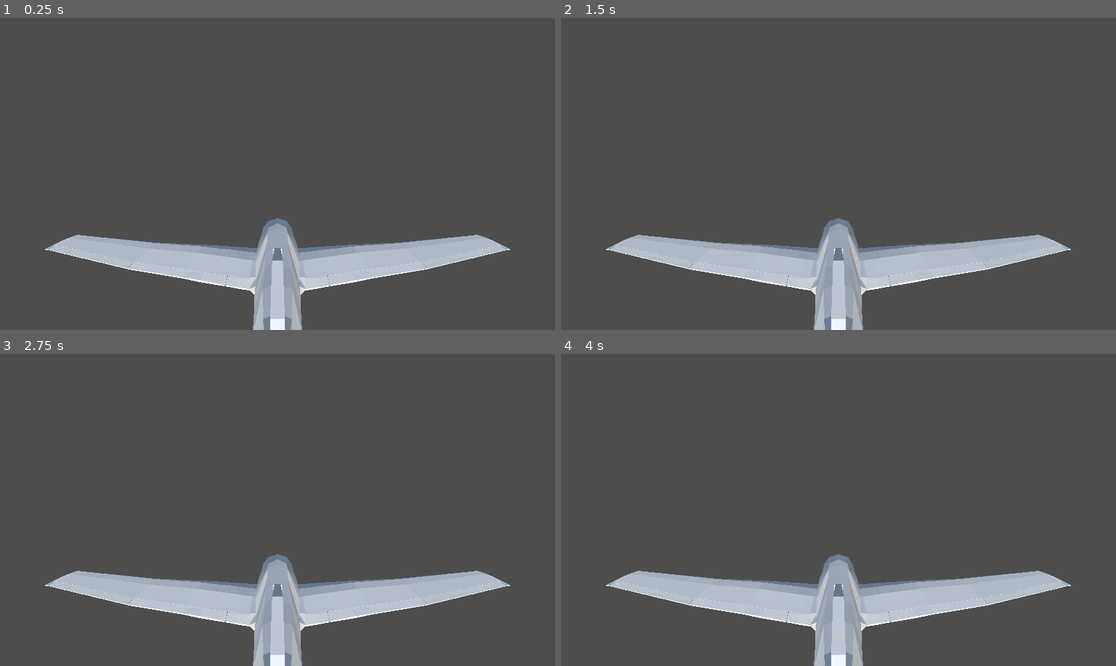
Above: before the commit, frames 1-4 (two rows, left to right).
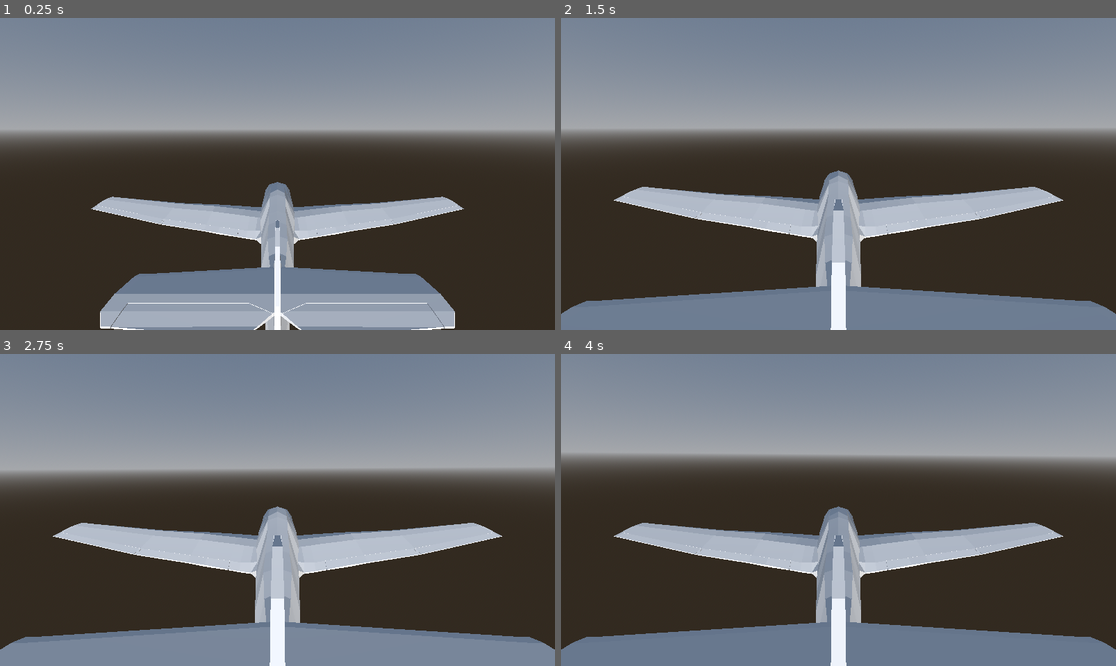
Above: after the commit, the same moments.

Repository: MmuradC/TEDU_JAM_2026
Game: Godot game, scene res://2_zones/0_tutorial/TutorialLevel.tscn
Same seed, same stepped clock (60 frames per second), same inputs: the game is played once before the commit and once after it.
Inputs (mouse positions are in pixels of both pictures, inside the frame that each line leads up to):
- Up to frame 1 (0.25 s): no input
- Up to frame 2 (1.5 s): move the mouse to (960, 158) at 0.52 s; hold Right (ui_right) 0.53-1.28 s; hold Q (take_photo, bound only after the commit) 0.53-1.28 s; move the mouse to (727, 189) at 1.27 s; hold Down (ui_down) from 1.28 s (still down); tap Q (take_photo, bound only after the commit) at 1.35 s
- Up to frame 3 (2.75 s): move the mouse to (333, 441) at 2.02 s; release Down (ui_down) at 2.03 s; hold Right (ui_right) from 2.03 s (still down); hold Q (take_photo, bound only after the commit) from 2.03 s (still down)
- Up to frame 4 (4 s): move the mouse to (810, 572) at 2.77 s; release Right (ui_right) at 2.78 s; release Q (take_photo, bound only after the commit) at 2.78 s; hold Up (ui_up) 2.78-3.53 s; tap Q (take_photo, bound only after the commit) at 2.85 s; move the mouse to (1005, 556) at 3.52 s; hold Left (ui_left) from 3.53 s (still down); hold Q (take_photo, bound only after the commit) from 3.53 s (still down)

The runs differ from the first frame. In frame 1, 95% of the frame differs, in the area x 0-100%, y 0-100%; in frame 2, 96%; in frame 3, 95%; in frame 4, 95%.
Error after the commit: Attempt to call function 'show' in base 'null instance' on a null instance. (res://1_entities/1_vehicle/Plane.gd:76)

Commit message:
Added canvas

Diff:
--- a/name/1_entities/1_vehicle/Plane.gd
+++ b/name/1_entities/1_vehicle/Plane.gd
@@ -1,38 +1,144 @@
 extends RigidBody3D
 
-@export var engine_power: float = 250.0
-@export var lift_coefficient: float = 0.8
-@export var pitch_speed: float = 4.0
-@export var roll_speed: float = 10.0
+@export var engine_power: float = 350.0
+@export var lift_coefficient: float = 1.2
+@export var mouse_sensitivity: float = 0.0015
+@export var turn_speed: float = 20.0
+@export var cam_lerp_speed: float = 5.0
+@export var high_altitude_threshold: float = 200.0
 
+@onready var recon_ui = $CanvasLayer/AnalysisCanvas # UI yolun
+@onready var status_label = $CanvasLayer/AnalysisCanvas/StatusLabel
+@onready var photo_rect = $CanvasLayer/AnalysisCanvas/PhotoRect
+@onready var result_filter = $CanvasLayer/AnalysisCanvas/ResultOverlay
 @onready var thrust_point = $ThrustPoint
+@onready var camera = $PlaneCameraControl/PlayerCamera
+@onready var world_env = get_viewport().get_camera_3d().get_world_3d().fallback_environment
+
+var current_base_in_range: Node3D = null
+var photo_taken: bool = false
+var is_base_captured: bool = false # F'ye basıldığı andaki durum
+var analysis_timer: float = 10.0
+var analysis_active: bool = false
+var mouse_input = Vector2.ZERO
+var standard_pos = Vector3(0, 5, 15)
+var standard_rot = Vector3(deg_to_rad(-10), 0, 0)
+var bombing_pos = Vector3(0, -3, 3)
+var bombing_rot = Vector3(deg_to_rad(-90), 0, 0)
+var boundary_timer: float = 5.0
+var is_outside: bool = false
 
 func _ready():
-	gravity_scale = 1.0
-	contact_monitor = true
-	max_contacts_reported = 1
+	Input.mouse_mode = Input.MOUSE_MODE_CAPTURED
+	linear_damp = 0.6
+	angular_damp = 5.0
+
+func _input(event):
+	if event is InputEventMouseMotion:
+		mouse_input.x += event.relative.x * mouse_sensitivity
+		mouse_input.y += event.relative.y * mouse_sensitivity
+	if event.is_action_pressed("take_photo"):
+		take_photo()
 
 func _physics_process(delta):
 	var forward_speed = -global_transform.basis.z.dot(linear_velocity)
 
 	if Input.is_action_pressed("ui_up"):
-		var global_force = global_transform.basis * (Vector3.FORWARD * engine_power)
-		var global_pos_offset = global_transform.basis * thrust_point.position
-		apply_force(global_force, global_pos_offset)
+		apply_force(global_transform.basis * (Vector3.FORWARD * engine_power), global_transform.basis * thrust_point.position)
 
-	var lift_magnitude = clamp(forward_speed, 0, 100) * lift_coefficient
-	var lift_force = global_transform.basis.y * lift_magnitude
-	apply_central_force(lift_force)
+	apply_central_force(global_transform.basis.y * clamp(forward_speed, 0, 100) * lift_coefficient)
 
-	var pitch_input = Input.get_axis("ui_down", "ui_up")
-	var roll_input = Input.get_axis("ui_right", "ui_left")
+	var target_basis = Basis().rotated(Vector3.UP, -mouse_input.x).rotated(Vector3.RIGHT, -mouse_input.y)
+	var torque = (target_basis * global_transform.basis.inverse()).get_euler() * turn_speed
+	apply_torque(torque)
 
-	var local_torque = Vector3.ZERO
-	local_torque.x = pitch_input * pitch_speed
-	local_torque.z = roll_input * roll_speed
+	if Input.is_key_pressed(KEY_D):
+		camera.position = camera.position.lerp(bombing_pos, cam_lerp_speed * delta)
+		camera.rotation.x = lerp_angle(camera.rotation.x, bombing_rot.x, cam_lerp_speed * delta)
+	else:
+		camera.position = camera.position.lerp(standard_pos, cam_lerp_speed * delta)
+		camera.rotation.x = lerp_angle(camera.rotation.x, standard_rot.x, cam_lerp_speed * delta)
 
-	apply_torque(global_transform.basis * local_torque)
+	if is_outside:
+		boundary_timer -= delta
+		if boundary_timer <= 0:
+			get_tree().change_scene_to_file("res://3_ui/menus/GameOverMenu.tscn")
+	else:
+		boundary_timer = 5.0
 
-	if forward_speed > 10:
-		var banking_torque = -roll_input * forward_speed * 0.05
-		apply_torque(global_transform.basis.y * banking_torque)
+	if photo_taken and global_position.y >= high_altitude_threshold:
+		start_analysis(delta)
+
+func take_photo():
+	photo_taken = true
+	is_base_captured = (current_base_in_range != null)
+
+	recon_ui.show()
+	photo_rect.self_modulate = Color.BLACK
+	status_label.text = "Fotoğraf Çekildi!"
+	result_filter.hide()
+
+func start_analysis(delta):
+	analysis_active = true
+	status_label.text = "Fotoğraf Analiz Ediliyor..."
+	analysis_timer -= delta
+
+	if analysis_timer <= 0:
+		finish_analysis()
+
+func finish_analysis():
+	analysis_active = false
+	photo_taken = false
+	analysis_timer = 10.0
+	photo_rect.self_modulate = Color.WHITE # Fotoğraf "görünür" olur
+
+	if is_base_captured:
+		show_result(true, "Üs bulundu! Bombardıman uçaklarına haber veriliyor...", Color(0, 1, 0, 0.4))
+		await get_tree().create_timer(3.0).timeout
+		# start_bombing_cutscene()
+	else:
+		show_result(false, "Üs bulunamadı!", Color(1, 0, 0, 0.4))
+		await get_tree().create_timer(3.0).timeout
+		recon_ui.hide()
+
+#func start_bombing_cutscene():
+	## 1. Kamerayı üsse odakla
+	## 2. Patlama efektini oluştur
+	#var explosion = preload("res://ExplosionEffect.tscn").instantiate()
+	#get_parent().add_child(explosion)
+	#explosion.global_position = current_base_in_range.global_position
+	#
+	## 3. Üssü kaldır
+	#current_base_in_range.queue_free()
+	#recon_ui.hide()
+
+func show_result(success: bool, msg: String, filter_color: Color):
+	status_label.text = msg
+	result_filter.color = filter_color
+	result_filter.show()
+
+func _on_cloud_area_body_entered(body):
+	if body == self:
+		var tween = create_tween()
+		tween.tween_property(world_env, "volumetric_fog_density", 0.4, 1.5)
+
+func _on_cloud_area_body_exited(body):
+	if body == self:
+		var tween = create_tween()
+		tween.tween_property(world_env, "volumetric_fog_density", 0.0, 1.5)
+
+func _on_map_boundary_body_exited(body):
+	if body == self:
+		is_outside = true
+
+func _on_map_boundary_body_entered(body):
+	if body == self:
+		is_outside = false
+
+func _on_base_area_body_entered(body):
+	if body == self:
+		current_base_in_range = body.get_parent()
+
+func _on_base_area_body_exited(body):
+	if body == self:
+		current_base_in_range = null
--- a/name/1_entities/1_vehicle/Plane.tscn
+++ b/name/1_entities/1_vehicle/Plane.tscn
@@ -2,8 +2,6 @@
 
 [ext_resource type="Script" uid="uid://dbshin86f7f5o" path="res://1_entities/1_vehicle/Plane.gd" id="1_b1dk6"]
 [ext_resource type="ArrayMesh" uid="uid://bebtop4ac3scq" path="res://1_entities/1_vehicle/bf109_Cube_001.res" id="2_guojg"]
-
-[sub_resource type="PhysicsMaterial" id="PhysicsMaterial_guojg"]
 
 [sub_resource type="CapsuleShape3D" id="CapsuleShape3D_guojg"]
 radius = 2.0
@@ -13,11 +11,10 @@
 size = Vector3(30, 5, 1)
 
 [node name="Plane" type="RigidBody3D" unique_id=1323246592]
-mass = 3.0
-physics_material_override = SubResource("PhysicsMaterial_guojg")
-linear_damp = 0.2
+linear_damp = 3.0
 angular_damp = 3.0
 script = ExtResource("1_b1dk6")
+engine_power = 150.0
 
 [node name="PlaneMesh" type="MeshInstance3D" parent="." unique_id=2105282196]
 transform = Transform3D(-4.3711385e-08, 0, -0.99999994, 0, 1, 0, 0.99999994, 0, -4.3711385e-08, 0, 0, 0)
@@ -34,10 +31,11 @@
 [node name="PlaneCameraControl" type="Node3D" parent="." unique_id=1473572849]
 
 [node name="PlayerCamera" type="Camera3D" parent="PlaneCameraControl" unique_id=831170366]
-transform = Transform3D(1, 0, 0, 0, 1, 0, 0, 0, 1, 0, 5, 15)
+transform = Transform3D(1, 0, 0, 0, 0.9905119, 0.13742724, 0, -0.13742724, 0.9905119, 4.7683716e-07, 10.228313, 27.533382)
 fov = 60.0
 
 [node name="ThrustPoint" type="Marker3D" parent="." unique_id=1130711123]
+transform = Transform3D(1, 0, 0, 0, 1, 0, 0, 0, 1, 0, 0, -3.1802244)
 
 [node name="GroundSensor" type="RayCast3D" parent="." unique_id=1533449401]
 target_position = Vector3(0, -50, 0)
--- a/name/2_zones/0_tutorial/TutorialLevel.tscn
+++ b/name/2_zones/0_tutorial/TutorialLevel.tscn
@@ -8,9 +8,12 @@
 sky_material = SubResource("ProceduralSkyMaterial_l7rvi")
 
 [sub_resource type="Environment" id="Environment_l7rvi"]
+background_mode = 2
 background_color = Color(0.6706895, 0.6706895, 0.6706895, 1)
 sky = SubResource("Sky_0x73l")
 ambient_light_source = 3
+volumetric_fog_enabled = true
+volumetric_fog_density = 0.0
 
 [sub_resource type="Gradient" id="Gradient_l7rvi"]
 
@@ -24,7 +27,29 @@
 [sub_resource type="StandardMaterial3D" id="StandardMaterial3D_l7rvi"]
 albedo_color = Color(0, 1, 0, 1)
 albedo_texture = SubResource("NoiseTexture2D_qiyq2")
-uv1_scale = Vector3(100, 100, 100)
+uv1_scale = Vector3(10000, 10000, 10000)
+
+[sub_resource type="ParticleProcessMaterial" id="ParticleProcessMaterial_l7rvi"]
+emission_shape = 3
+emission_box_extents = Vector3(2000, 20, 2000)
+gravity = Vector3(0, 0, 0)
+
+[sub_resource type="StandardMaterial3D" id="StandardMaterial3D_0x73l"]
+transparency = 1
+albedo_color = Color(0.601223, 0.601223, 0.60122293, 1)
+
+[sub_resource type="QuadMesh" id="QuadMesh_qiyq2"]
+material = SubResource("StandardMaterial3D_0x73l")
+
+[sub_resource type="BoxShape3D" id="BoxShape3D_klf5p"]
+size = Vector3(2000, 20, 2000)
+
+[sub_resource type="CylinderShape3D" id="CylinderShape3D_l7rvi"]
+height = 400.0
+radius = 100.0
+
+[sub_resource type="BoxShape3D" id="BoxShape3D_l7rvi"]
+size = Vector3(20000, 1000, 20000)
 
 [node name="TutorialLevel" type="Node3D" unique_id=447085650]
 
@@ -42,3 +67,36 @@
 
 [node name="Plane" parent="." unique_id=1323246592 instance=ExtResource("1_l7rvi")]
 transform = Transform3D(1, 0, 0, 0, 1, 0, 0, 0, 1, 0, 30, 0)
+lift_coefficient = 2.0
+
+[node name="CloudSystem" type="Node3D" parent="." unique_id=1424811575]
+transform = Transform3D(1, 0, 0, 0, 1, 0, 0, 0, 1, 0, 100, 0)
+
+[node name="CloudParticles" type="GPUParticles3D" parent="CloudSystem" unique_id=1346853647]
+process_material = SubResource("ParticleProcessMaterial_l7rvi")
+draw_pass_1 = SubResource("QuadMesh_qiyq2")
+
+[node name="CloudArea" type="Area3D" parent="CloudSystem" unique_id=1315329889]
+
+[node name="CollisionShape3D" type="CollisionShape3D" parent="CloudSystem/CloudArea" unique_id=1465048936]
+shape = SubResource("BoxShape3D_klf5p")
+
+[node name="EnemyBases" type="Node3D" parent="." unique_id=1430579650]
+
+[node name="BaseArea" type="Area3D" parent="EnemyBases" unique_id=718749236]
+
+[node name="CollisionShape3D" type="CollisionShape3D" parent="EnemyBases/BaseArea" unique_id=1501612674]
+transform = Transform3D(1, 0, 0, 0, 1, 0, 0, 0, 1, 0, 0, -762.49677)
+shape = SubResource("CylinderShape3D_l7rvi")
+
+[node name="MapBoundary" type="Area3D" parent="." unique_id=130372510]
+
+[node name="CollisionShape3D" type="CollisionShape3D" parent="MapBoundary" unique_id=1057707013]
+shape = SubResource("BoxShape3D_l7rvi")
+
+[connection signal="body_entered" from="CloudSystem/CloudArea" to="Plane" method="_on_cloud_area_body_entered"]
+[connection signal="body_exited" from="CloudSystem/CloudArea" to="Plane" method="_on_cloud_area_body_exited"]
+[connection signal="body_entered" from="EnemyBases/BaseArea" to="Plane" method="_on_base_area_body_entered"]
+[connection signal="body_exited" from="EnemyBases/BaseArea" to="Plane" method="_on_base_area_body_exited"]
+[connection signal="body_entered" from="MapBoundary" to="Plane" method="_on_map_boundary_body_entered"]
+[connection signal="body_exited" from="MapBoundary" to="Plane" method="_on_map_boundary_body_exited"]
--- /dev/null
+++ b/name/3_ui/hud/AnalysisCanvas.gd
@@ -0,0 +1,17 @@
+extends CanvasLayer
+
+var boundary_countdown: float = 5.0
+var out_of_bounds: bool = false
+
+func _process(delta):
+	if out_of_bounds:
+		boundary_countdown -= delta
+		$UI/WarningLabel.text = "ALANA DÖN: " + str(ceil(boundary_countdown))
+		$UI/WarningLabel.show()
+
+		if boundary_countdown <= 0:
+			# Fade out efektini başlat ve sahne değiştir
+			get_tree().change_scene_to_file("res://GameOverMenu.tscn")
+	else:
+		$UI/WarningLabel.hide()
+		boundary_countdown = 5.0
--- /dev/null
+++ b/name/3_ui/hud/AnalysisCanvas.tscn
@@ -0,0 +1,22 @@
+[gd_scene format=3 uid="uid://clathyhvmsg2s"]
+
+[ext_resource type="Script" uid="uid://cta3f27o8mnpo" path="res://3_ui/hud/AnalysisCanvas.gd" id="1_plmor"]
+
+[node name="AnalysisCanvas" type="CanvasLayer" unique_id=1831978452]
+script = ExtResource("1_plmor")
+
+[node name="PhotoRect" type="TextureRect" parent="." unique_id=1458634969]
+offset_right = 40.0
+offset_bottom = 40.0
+
+[node name="StatusLabel" type="Label" parent="." unique_id=1420377976]
+offset_right = 40.0
+offset_bottom = 23.0
+
+[node name="ResultOverlay" type="ColorRect" parent="." unique_id=1389235516]
+offset_right = 40.0
+offset_bottom = 40.0
+
+[node name="AnalysisProgress" type="ProgressBar" parent="." unique_id=215185369]
+offset_right = 4.0
+offset_bottom = 27.0
--- a/name/3_ui/menus/sss.tscn
+++ b/name/3_ui/menus/GameOverMenu.tscn
@@ -1,6 +1,6 @@
-[gd_scene format=3 uid="uid://dwlpb164rn5sx"]
+[gd_scene format=3 uid="uid://caqn81t1o0k5j"]
 
-[node name="Sss" type="Control" unique_id=345270882]
+[node name="GameOverMenu" type="Control" unique_id=1568423745]
 layout_mode = 3
 anchors_preset = 15
 anchor_right = 1.0
--- a/name/project.godot
+++ b/name/project.godot
@@ -15,6 +15,14 @@
 config/features=PackedStringArray("4.6", "Forward Plus")
 config/icon="res://icon.svg"
 
+[input]
+
+take_photo={
+"deadzone": 0.2,
+"events": [Object(InputEventKey,"resource_local_to_scene":false,"resource_name":"","device":-1,"window_id":0,"alt_pressed":false,"shift_pressed":false,"ctrl_pressed":false,"meta_pressed":false,"pressed":false,"keycode":0,"physical_keycode":81,"key_label":0,"unicode":102,"location":0,"echo":false,"script":null)
+]
+}
+
 [physics]
 
 3d/physics_engine="Jolt Physics"
Not shown, added: name/3_ui/hud/AnalysisCanvas.gd.uid
Not shown, changed: name/export_presets.cfg
